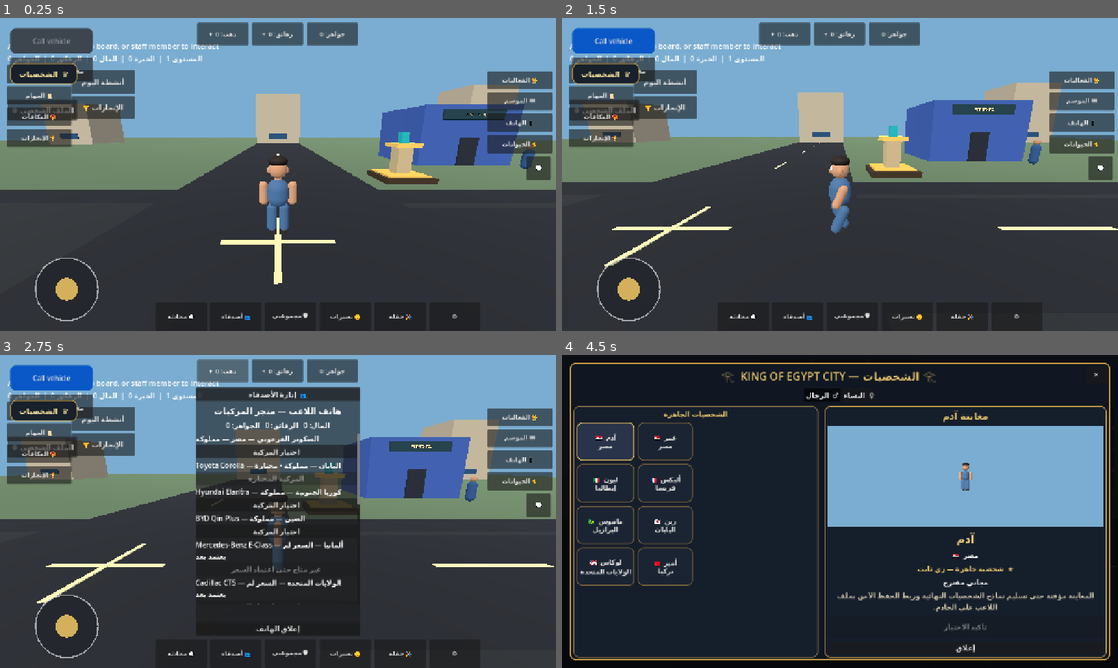
Above: before the commit, frames 1-4 (two rows, left to right).
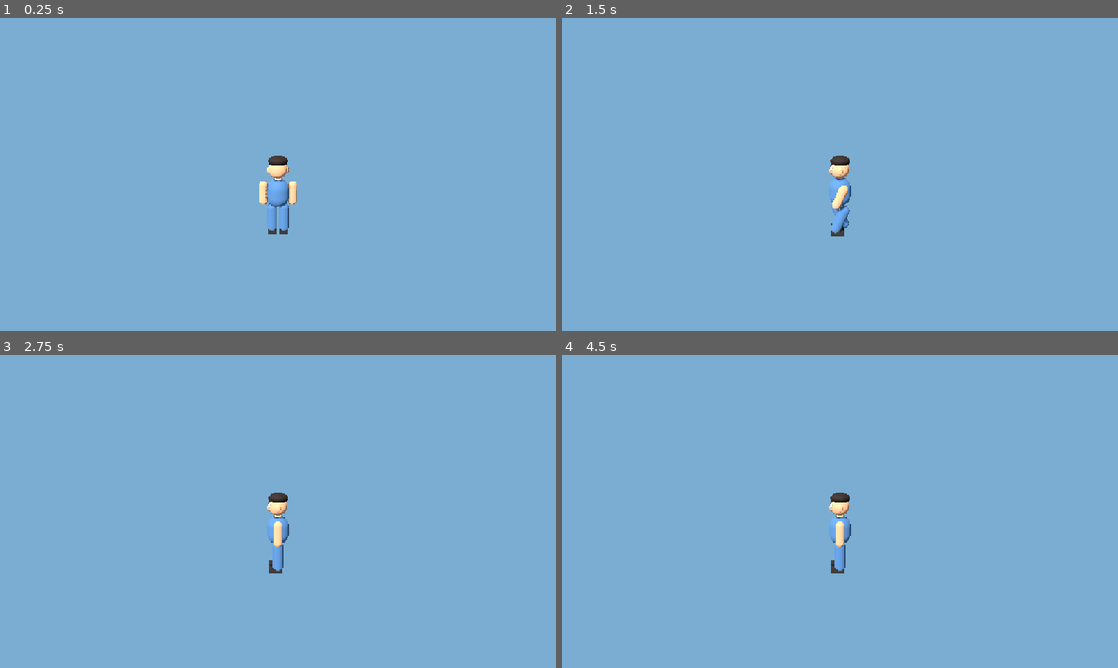
Above: after the commit, the same moments.

Repository: gamalalaraby1988-dotcom/King-Egypt-
Game: Godot game, scene res://scenes/main.tscn
Same seed, same stepped clock (60 frames per second), same inputs: the game is played once before the commit and once after it.
Inputs (mouse positions are in pixels of both pictures, inside the frame that each line leads up to):
- Up to frame 1 (0.25 s): no input
- Up to frame 2 (1.5 s): tap Enter at 0.5 s; move the mouse to (962, 158) at 0.52 s; hold D (move_right) 0.53-1.25 s; hold Shift (sprint) 0.53-1.25 s; click (962, 158) at 0.67 s; drag from (728, 190) to (812, 237) at 1.27 s
- Up to frame 3 (2.75 s): click (222, 370) at 2 s, where only the run before the commit has a clickable "ذهب: 0 +"
- Up to frame 4 (4.5 s): click (840, 370) at 2.75 s, where only the run before the commit has a clickable "رقائق: 0 +"; click (895, 370) at 3.5 s, where only the run before the commit has a clickable "جواهر: 0"; click (600, 411) at 4.25 s, where only the run before the commit has a clickable "👤 الملف"

The runs differ from the first frame. In frame 1, 76% of the frame differs, in the area x 0-100%, y 1-100%; in frame 2, 77%; in frame 3, 84%; in frame 4, 84%, in the area x 0-100%, y 0-100%.
Error after the commit: Parse Error: Cannot infer the type of "diagonal" variable because the value doesn't have a set type. (res://scripts/main.gd:147)

Commit message:
Summon vehicle beside player on nearest clear side

Diff:
--- a/scripts/main.gd
+++ b/scripts/main.gd
@@ -133,26 +133,35 @@
 func _find_suitable_vehicle_summon_position(player: CharacterBody3D) -> Variant:
 	if not is_instance_valid(player):
 		return null
-	# ابحث عن موقف آمن بجوار الطريق حتى لو كان اللاعب واقفًا فوق الطريق نفسه.
-	# الإزاحات الثابتة على محاور العالم تمنع اعتماد النتيجة على اتجاه الكاميرا.
-	var offsets: Array[Vector2] = []
-	for distance in [9.0, 11.0, 13.0, 15.0]:
-		offsets.append_array([
-			Vector2(distance, 0.0), Vector2(-distance, 0.0),
-			Vector2(0.0, distance), Vector2(0.0, -distance),
-			Vector2(distance * 0.7071, distance * 0.7071),
-			Vector2(-distance * 0.7071, distance * 0.7071),
-			Vector2(distance * 0.7071, -distance * 0.7071),
-			Vector2(-distance * 0.7071, -distance * 0.7071)
-		])
+	# استدعِ السيارة بمحاذاة اللاعب وعلى أقرب جانب خالٍ، مع احترام اتجاه جسمه.
+	# الطرق صالحة لوقوف السيارة؛ مانع التصادم هو الذي يستبعد المباني والعوائق.
+	var basis := player.global_transform.basis
+	var right := basis.x
+	var forward := -basis.z
+	right.y = 0.0
+	forward.y = 0.0
+	right = right.normalized()
+	forward = forward.normalized()
 	var candidates: Array[Vector3] = []
-	for offset in offsets:
-		candidates.append(player.global_position + Vector3(offset.x, 0.0, offset.y))
+	for distance in [3.8, 4.6, 5.4, 6.2, 7.0]:
+		var diagonal := distance * 0.7071
+		var offsets := [
+			right * distance,
+			-right * distance,
+			forward * distance,
+			-forward * distance,
+			(right + forward).normalized() * distance,
+			(-right + forward).normalized() * distance,
+			(right - forward).normalized() * distance,
+			(-right - forward).normalized() * distance
+		]
+		for offset in offsets:
+			candidates.append(player.global_position + offset)
 	var shape := BoxShape3D.new()
 	shape.size = Vector3(2.8, 1.9, 5.2)
 	var space_state := get_world_3d().direct_space_state
 	for candidate in candidates:
-		if not is_position_inside_city_bounds(candidate, 85.0) or not is_vehicle_summon_position_road_safe(candidate):
+		if not is_position_inside_city_bounds(candidate, 85.0):
 			continue
 		var query := PhysicsShapeQueryParameters3D.new()
 		query.shape = shape
